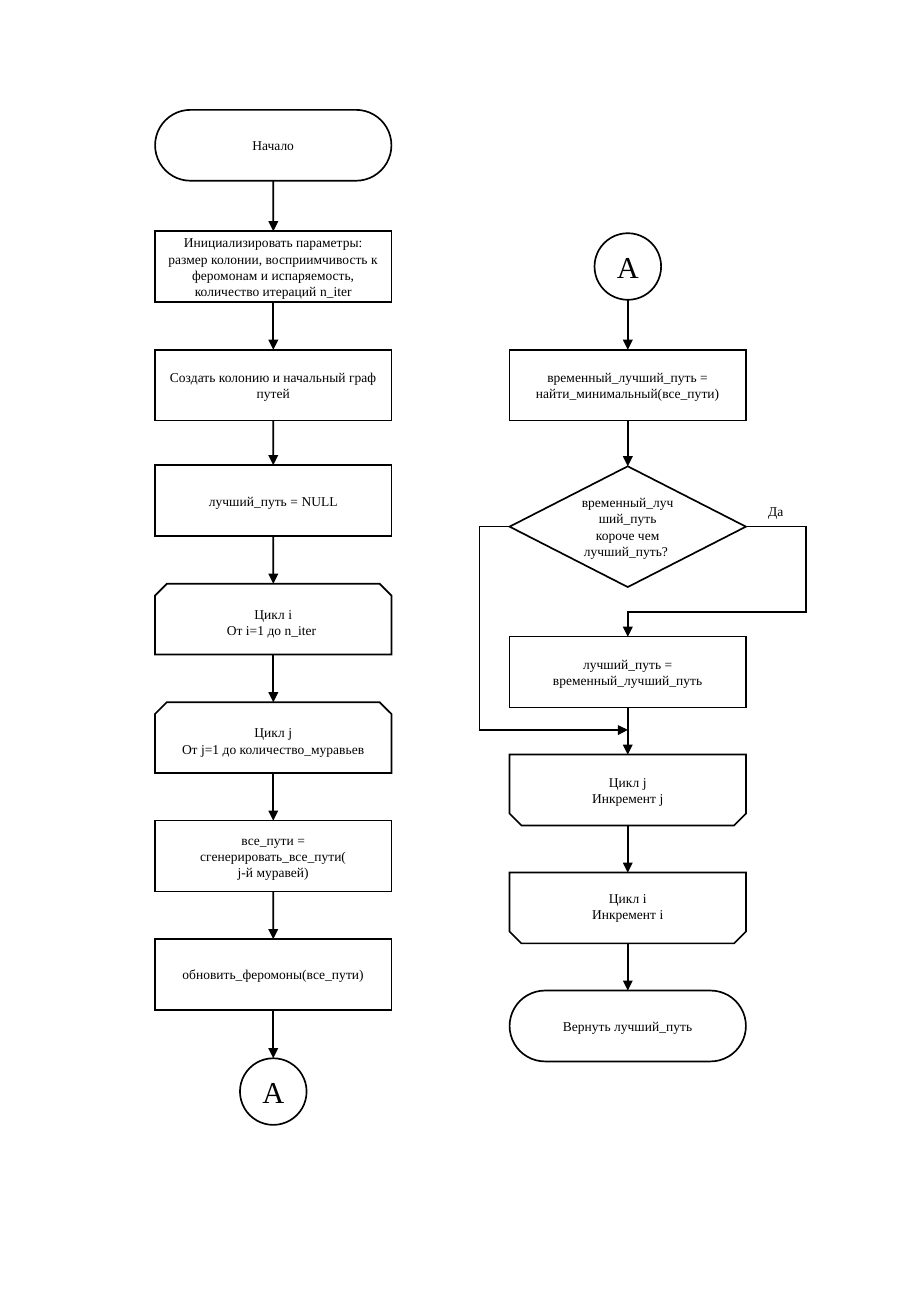
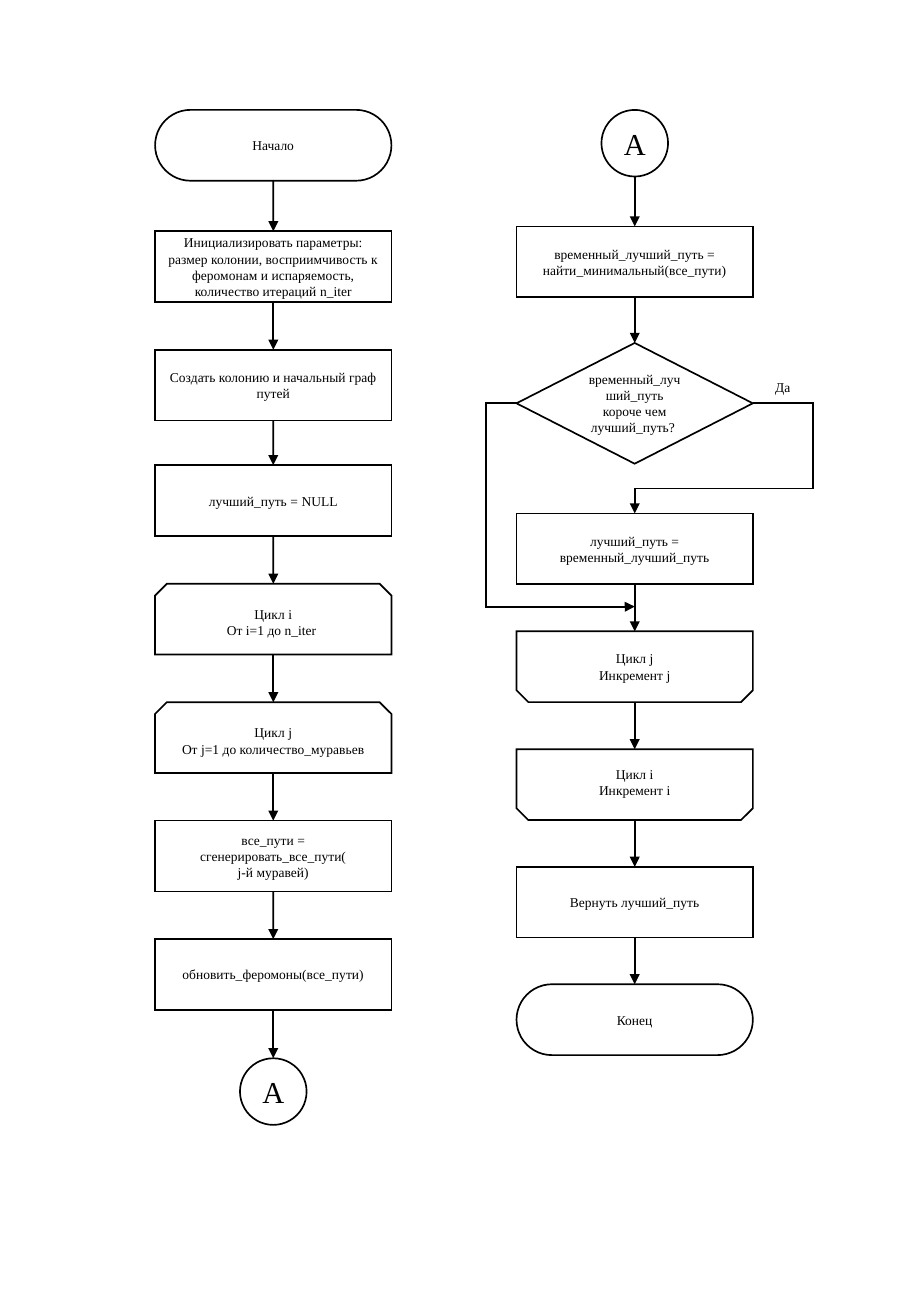
Before and after one commit to alienJohny/Analysis-of-Algorithms, a slide deck: slide 1 of lab6/schema.pptx. Drawn at 911x1316 pixels with LibreOffice and Linux fonts; fonts in the diff are those of the drawing. Boxes give left, top, right and bottom in pixels: in the first picture for what was removed or moved away, otherwise in the second. Text is boxed around its words. In the diff, an @@ line names an element or a change of style, - is before the commit and + after.

```diff
--- a/lab6/schema.pptx
+++ b/lab6/schema.pptx
@@ 1 rectangle, 1 snip same rect, 1 arrow: place and size @@
-1 rectangle, 1 snip same rect, 1 arrow at [510,420,747,825]
+1 rectangle, 1 snip same rect, 1 arrow at [516,298,753,702]
@@ 4 arrows, 3 texts, 2 rectangles, 2 elbow arrows, 1 diamond, 1 ellipse, 1 snip same rect: place and size @@
-4 arrows, 3 texts, 2 rectangles, 2 elbow arrows, 1 diamond, 1 ellipse, 1 snip same rect at [480,233,805,1060]
+4 arrows, 3 texts, 2 rectangles, 2 elbow arrows, 1 diamond, 1 ellipse, 1 snip same rect at [486,109,813,938]
@@ rectangle "Вернуть лучший_путь" at [516,867,753,938]: rounded rectangle to rectangle @@
@@ arrow added from (635, 938) to (635, 984), #000000 1 pt @@
@@ rounded rectangle added at [516,984,753,1054], fill #FFFFFF, outline #000000 1 pt, 8 pt, text #000000 @@
+Конец
```
Also in this commit, not shown: 7 other files.
